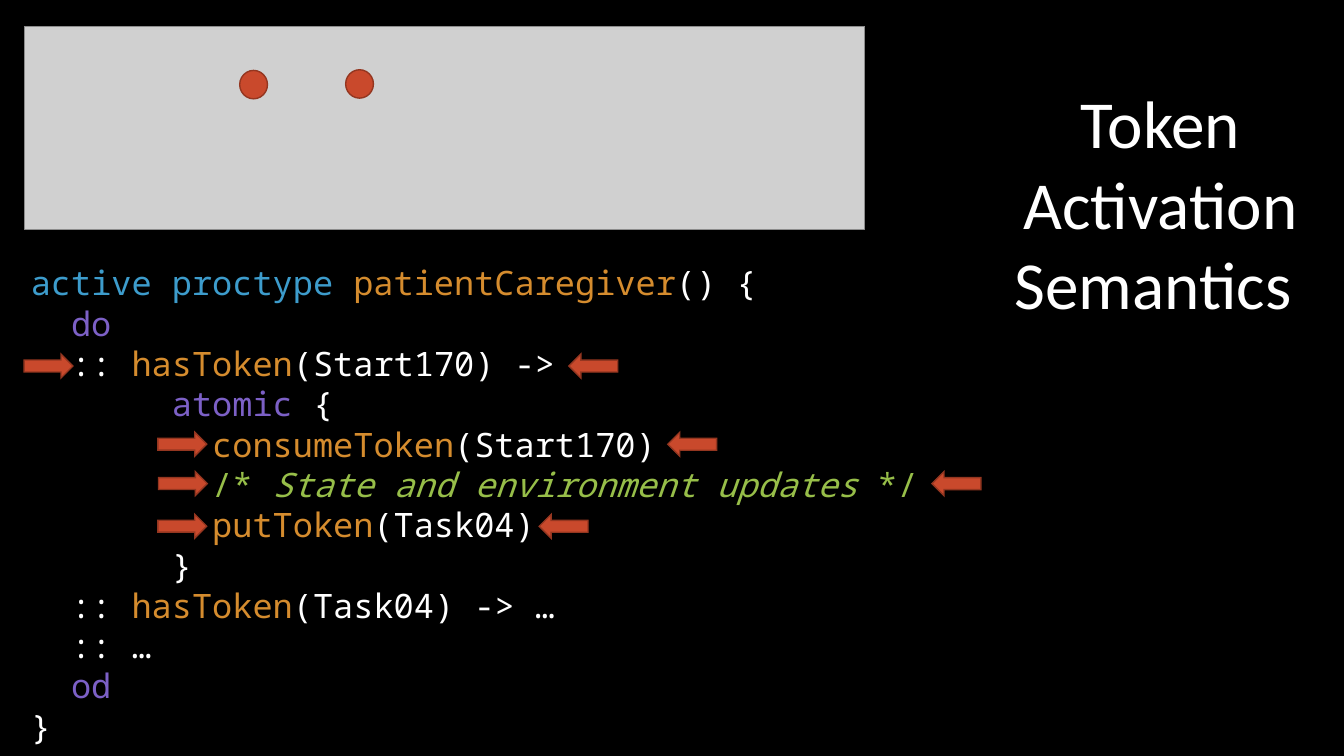
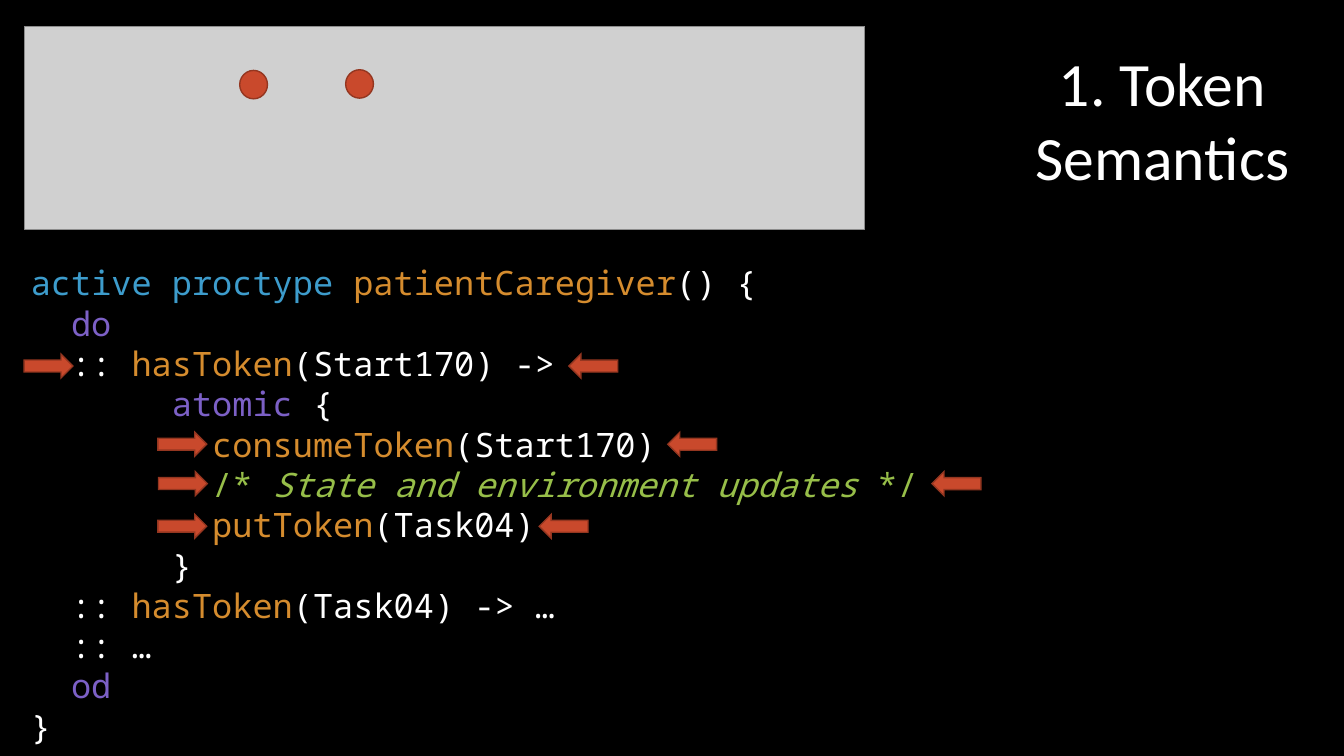
Before and after one commit to ericmercer/SPIN-bpmn-cwp-verification-paper, a slide deck: slide 16 of presentation/syscon-2022.pptx. Drawn at 1344x756 pixels with LibreOffice and Linux fonts; fonts in the diff are those of the drawing; grey boxes stand for pictures. Boxes give left, top, right and bottom in pixels: in the first picture for what was removed or moved away, otherwise in the second. Text is boxed around its words. In the diff, an @@ line names an element or a change of style, - is before the commit and + after.

```diff
--- a/presentation/syscon-2022.pptx
+++ b/presentation/syscon-2022.pptx
@@ text at bbox=[1035, 63, 1289, 181]: text changed; size 48 to 44 pt @@
-Token Activation Semantics
+1. Token Semantics
```
Also in this commit, not shown: 17 other slides changed.
